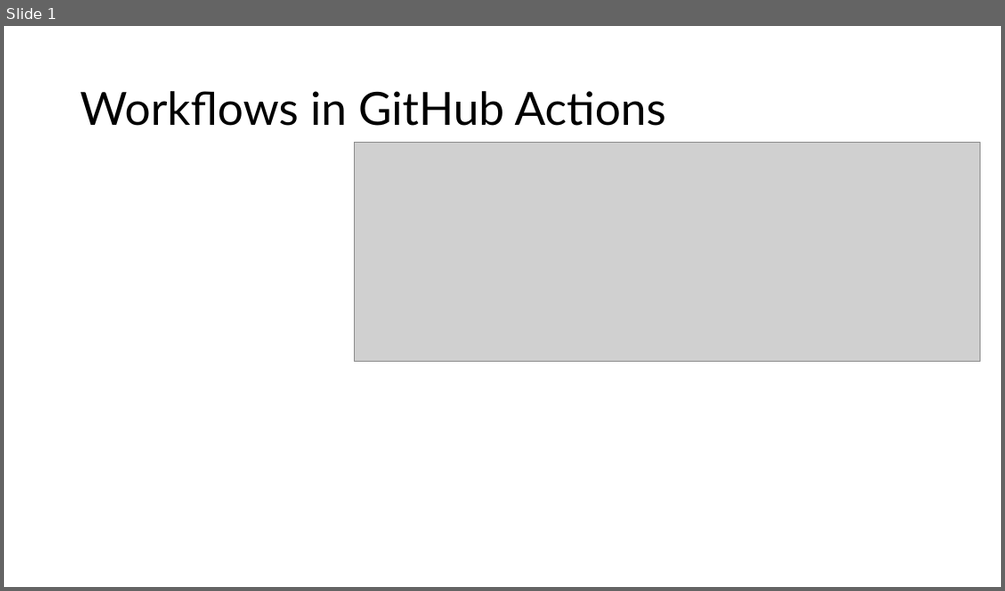
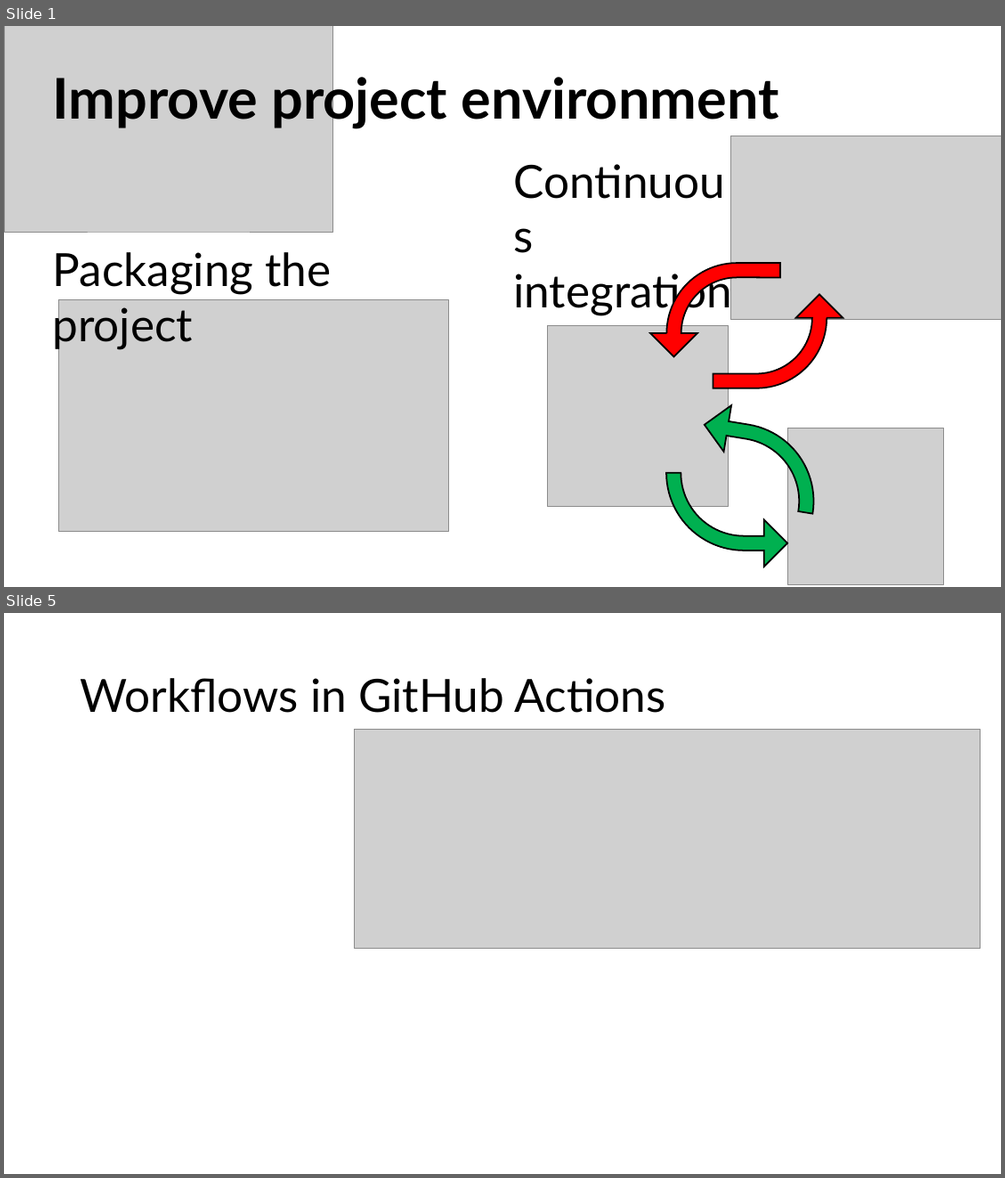
Before and after one commit to haberzdomi/CI-pipeline_project, a slide deck: Präsentation1.pptx. Shown one above the other, each under a label of ours: slide 1 before the commit, slides 1 and 5 after it; the slides between them are not shown. The pictures are 1005x591 and 1005x1178 pixels, drawn with LibreOffice and Linux fonts; fonts in the diff are those of the drawing; grey boxes stand for pictures. Boxes give left, top, right and bottom in pixels: in the first picture for what was removed or moved away, otherwise in the second. Text is boxed around its words. In the diff, an @@ line names an element or a change of style, - is before the commit and + after.

Commit message:
Add packaging and act part to presentation

```diff
--- a/Präsentation1.pptx
+++ b/Präsentation1.pptx
@@ slide 1 added at <box>4,26,1001,587</box>, background #FFFFFF @@
@@ picture added at <box>4,26,333,232</box> @@
@@ title added at <box>53,70,779,129</box>, 54 pt, text #000000, bold @@
+Improve project environment
@@ text added at <box>52,252,332,349</box>, 44 pt, text #000000 @@
+Packaging the project
@@ text added at <box>513,268,732,316</box>, 44 pt, text #000000 @@
+Continuous integration
@@ picture added at <box>58,300,449,532</box> @@
@@ group added at <box>548,136,1001,584</box>: 4 bent arrows, 3 pictures @@
@@ what was slide 1 is now slide 5 @@
```
Also in this commit, not shown: 4 other slides added.
